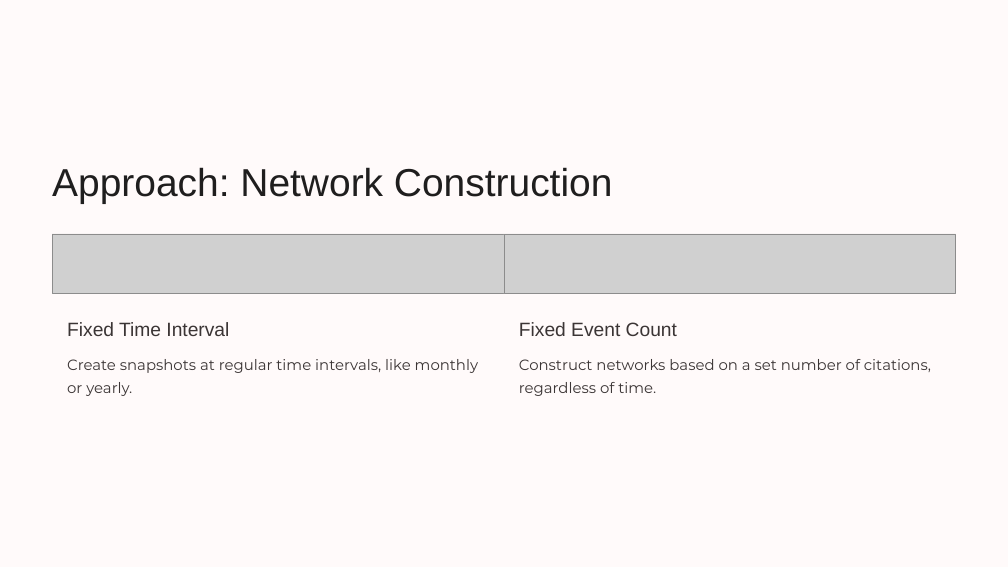
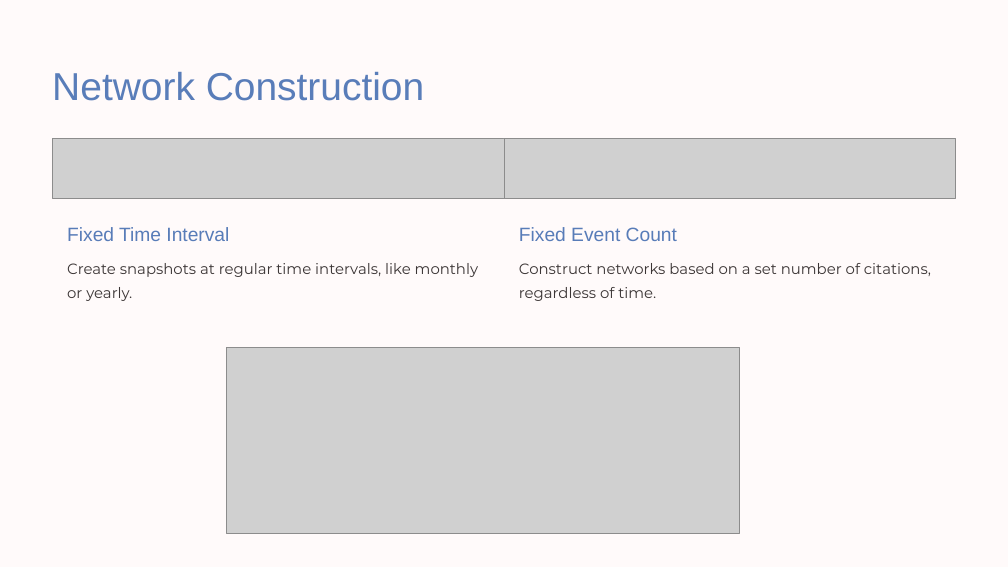
Before and after one commit to AvishayBR/Degree_FinalProject, a slide deck: slide 15 of Project Presentation.pptx (slide 16 before the commit). Drawn at 1008x567 pixels with LibreOffice and Linux fonts; fonts in the diff are those of the drawing; grey boxes stand for pictures; background and template pictures are left out. Boxes give left, top, right and bottom in pixels: in the first picture for what was removed or moved away, otherwise in the second. Text is boxed around its words. In the diff, an @@ line names an element or a change of style, - is before the commit and + after.

```diff
--- a/Project Presentation.pptx
+++ b/Project Presentation.pptx
@@ text at <box>52,72,424,101</box>: text changed; text colour #1F1E1E to #597DB9 @@
-Approach: Network Construction
+Network Construction
@@ text "Fixed Time Interval" at <box>67,227,229,241</box>: text colour #3B3535 to #587CB8 @@
@@ text "Fixed Event Count" at <box>519,227,677,241</box>: text colour #3B3535 to #587CB8 @@
@@ 4 texts, 2 pictures: place and size @@
-4 texts, 2 pictures at <box>52,234,956,396</box>
+4 texts, 2 pictures at <box>52,139,956,301</box>
@@ picture added at <box>227,347,740,534</box> @@
```
Also in this commit, not shown: 1 other slide changed, 4 slides added, 14 slides removed.
